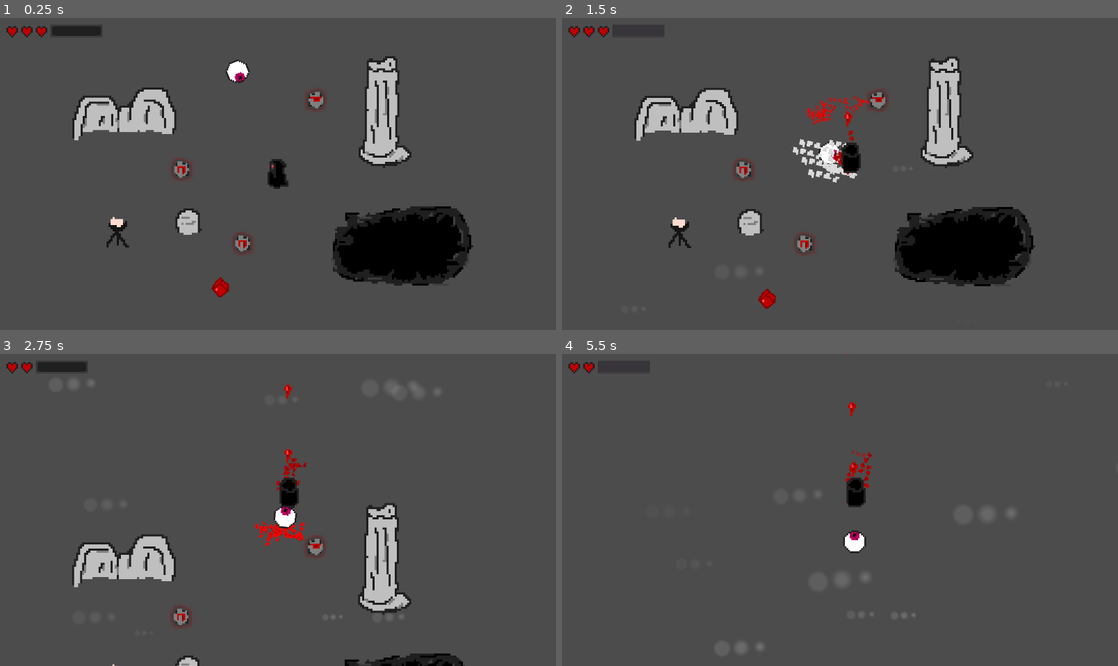
Above: before the commit, frames 1-4 (two rows, left to right).
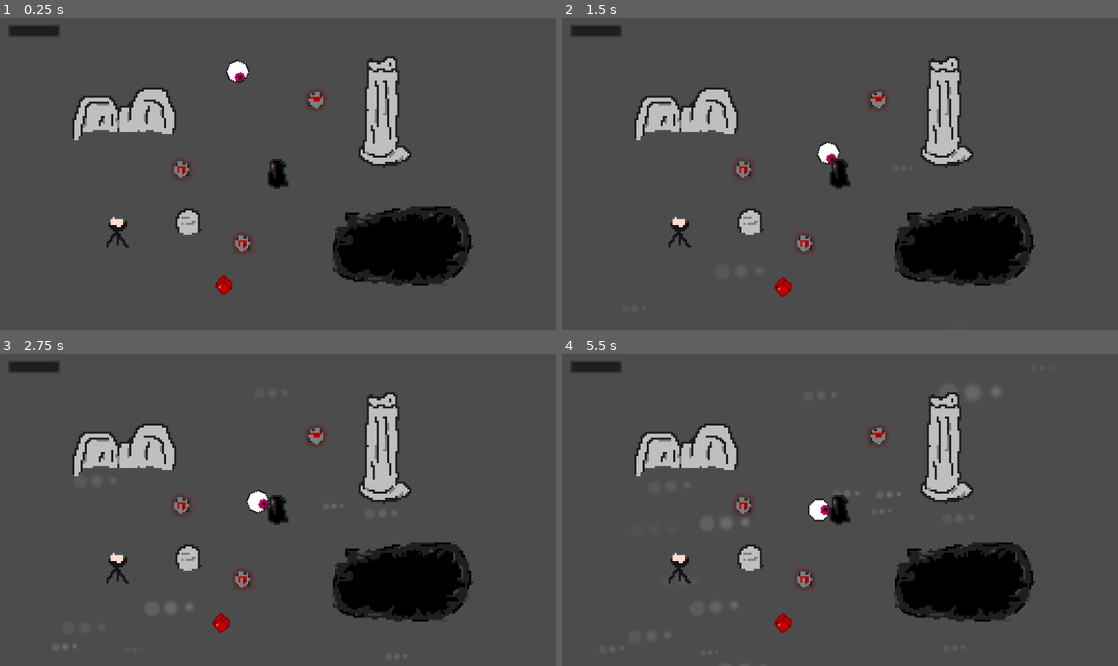
Above: after the commit, the same moments.

Repository: GammaGames/bloodmagic
Game: Godot game, scene res://scenes/Main.tscn
Two runs of this game, one before a commit and one after it. Both use one fixed random seed, a clock stepped at 60 frames per second and the inputs below.
Inputs (mouse positions are in pixels of both pictures, inside the frame that each line leads up to):
- Up to frame 1 (0.25 s): no input
- Up to frame 2 (1.5 s): move the mouse to (867, 174) at 0.52 s; hold Space (key_use) 0.53-1.28 s; hold Up (ui_up) from 0.53 s (still down); move the mouse to (812, 174) at 1.27 s; tap Space (key_use) at 1.35 s
- Up to frame 3 (2.75 s): keep holding Up (ui_up); move the mouse to (289, 503) at 2.02 s; hold Space (key_use) from 2.03 s (still down)
- Up to frame 4 (5.5 s): keep holding Up (ui_up); move the mouse to (834, 516) at 2.77 s; release Space (key_use) at 2.78 s; tap Space (key_use) at 2.85, 4.35 s; move the mouse to (878, 513) at 3.52 s; hold Space (key_use) 3.53-4.28 s; move the mouse to (795, 506) at 4.27 s; move the mouse to (845, 510) at 5.02 s; hold Space (key_use) from 5.03 s (still down)

The runs differ from the first frame. In frame 1, 0.6% of the frame differs, in the area x 1-42%, y 2-90%; in frame 2, 2.4%; in frame 3, 16%, in the area x 1-86%, y 2-100%; in frame 4, 12%.
Error after the commit: Parse Error: The method "hit_loop" isn't declared in the current class. (res://assets/scripts/Player.gd:38)

Commit message:
make knockback jucier

Diff:
--- a/assets/scripts/Player.gd
+++ b/assets/scripts/Player.gd
@@ -8,7 +8,8 @@
 enum STATES {
     IDLE,
     MOVE,
-    SHOOT
+    SHOOT,
+    HIT
 }
 
 var state = STATES.IDLE
@@ -20,6 +21,8 @@
     change_weapon(load("res://scenes/weapons/BaseWeapon.tscn").instance())
     update_gui()
     $ShootParticles/Timer.connect("timeout", self, "stop_particles")
+    $Hitstun.connect("tween_started", self, "start_knockback")
+    $Hitstun.connect("tween_completed", self, "end_knockback")
 
 func _physics_process(delta):
     controls_loop(delta)
@@ -31,6 +34,8 @@
             movement_loop(delta)
         STATES.SHOOT:
             shoot_loop(delta)
+        STATES.HIT:
+            hit_loop(delta)
 
     anim_loop(delta)
 
@@ -48,7 +53,7 @@
         state = STATES.SHOOT
         # TODO add shoot animations
         anim_switch("shoot")
-    elif target_dir.length() != 0 or $Hitstun.time_left != 0:
+    elif target_dir.length() != 0 or hitstun:
         state = STATES.MOVE
         anim_switch("walk")
     else:
@@ -69,13 +74,18 @@
     update_gui()
 
 func hurt(item):
-    knock_dir = transform.origin - item.transform.origin
-    $HurtParticles.rotation = knock_dir.angle() - PI
-    $HurtParticles.restart()
-    $Hitstun.start()
-    $Camera2D.shake(0.2, 10, 10)
-    health -= item.damage
-    update_gui()
+    if !hitstun:
+        knock_dir = transform.origin - item.transform.origin
+        knock_speed = 1500
+        $HurtParticles.rotation = knock_dir.angle() - PI
+        $HurtParticles.restart()
+
+        $Hitstun.interpolate_property(self, "knock_speed", knock_speed, 250, 0.3, Tween.TRANS_QUART, Tween.EASE_OUT)
+        $Hitstun.start()
+
+        $Camera2D.shake(0.3, 50, 10)
+        health -= item.damage
+        update_gui()
 
 func anim_switch(anim):
     var new_anim = str(anim, "_", sprite_dir)
@@ -110,3 +120,9 @@
 
 func update_gui():
     $Camera2D/Gui.set_health(health)
+
+func start_knockback(object, key):
+    hitstun = true
+
+func end_knockback(object, key):
+    hitstun = false
--- a/assets/scripts/engine/BaseWeapon.gd
+++ b/assets/scripts/engine/BaseWeapon.gd
@@ -22,7 +22,7 @@
         bullet.shoot(dir - rand_range(-spread_angle, spread_angle), speed * rand_range(0.9, 1), damage, life, penetration)
         bullet.global_position = global_position
         $"/root".add_child(bullet)
-        post_shoot(32, 4, dir)
+        post_shoot(32, 8, dir)
         return true
     else:
         return false
--- a/assets/scripts/engine/Entity.gd
+++ b/assets/scripts/engine/Entity.gd
@@ -6,13 +6,16 @@
 var sprite_dir = 'down'
 
 var knock_dir = Vector2(0,0)
+var knock_speed = 0
+var hitstun = false
 
 func movement_loop(delta):
-    var motion
-    if $Hitstun.time_left == 0:
-        motion = target_dir.normalized() * speed
-    else:
-        motion = knock_dir.normalized() * speed * 1.5
+    var motion = target_dir.normalized() * speed
+    if hitstun:
+        if knock_speed > 250:
+            motion = (knock_dir.normalized() * knock_speed)
+        else:
+            motion += (knock_dir.normalized() * knock_speed)
     move_and_slide(motion, Vector2(0, 0))
 
 func anim_loop(delta):
--- a/assets/scripts/items/Chunk.gd
+++ b/assets/scripts/items/Chunk.gd
@@ -12,7 +12,7 @@
     connect("area_entered", self, "_on_area_entered")
 
 func tween():
-    $Tween.interpolate_property(self, "speed", speed, 0, 1, Tween.TRANS_LINEAR, Tween.EASE_IN_OUT)
+    $Tween.interpolate_property(self, "speed", speed, 0, 1, Tween.TRANS_QUART, Tween.EASE_OUT)
     $Tween.start()
 
 func _physics_process(delta):
--- a/assets/scripts/weapons/Rail.gd
+++ b/assets/scripts/weapons/Rail.gd
@@ -18,7 +18,7 @@
         bullet.global_position = global_position
         $"/root".add_child(bullet)
 
-        post_shoot(32, 16, dir)
+        post_shoot(32, 24, dir)
         return true
     else:
         return false
--- a/assets/scripts/weapons/Shotty.gd
+++ b/assets/scripts/weapons/Shotty.gd
@@ -18,7 +18,7 @@
             bullet.global_position = global_position
             $"/root".add_child(bullet)
 
-        post_shoot(32, 8, dir)
+        post_shoot(32, 16, dir)
         return true
     else:
         return false
--- a/scenes/Player.tscn
+++ b/scenes/Player.tscn
@@ -106,9 +106,8 @@
 anim_loop = false
 _sections_unfolded = [ "Initial Velocity" ]
 
-[sub_resource type="Animation" id=5]
-
-resource_name = "walk_down"
+[sub_resource type="Animation" id=7]
+
 length = 0.6
 loop = true
 step = 0.3
@@ -137,9 +136,8 @@
 "values": [ false ]
 }
 
-[sub_resource type="Animation" id=6]
-
-resource_name = "walk_down_left"
+[sub_resource type="Animation" id=8]
+
 length = 0.6
 loop = true
 step = 0.3
@@ -198,9 +196,8 @@
 "values": [ false ]
 }
 
-[sub_resource type="Animation" id=8]
-
-resource_name = "walk_left"
+[sub_resource type="Animation" id=10]
+
 length = 0.6
 loop = true
 step = 0.3
@@ -289,9 +286,8 @@
 "values": [ false ]
 }
 
-[sub_resource type="Animation" id=11]
-
-resource_name = "walk_up_left"
+[sub_resource type="Animation" id=13]
+
 length = 0.6
 loop = true
 step = 0.3
@@ -374,7 +370,6 @@
 [node name="ShootParticles" type="Particles2D" parent="." index="0"]
 
 editor/display_folded = true
-scale = Vector2( 1, 1 )
 emitting = false
 amount = 16
 lifetime = 0.4
@@ -441,14 +436,14 @@
 playback_process_mode = 1
 playback_default_blend_time = 0.0
 playback_speed = 1.0
-anims/walk_down = SubResource( 5 )
-anims/walk_down_left = SubResource( 6 )
-anims/walk_down_right = SubResource( 7 )
-anims/walk_left = SubResource( 8 )
-anims/walk_right = SubResource( 9 )
-anims/walk_up = SubResource( 10 )
-anims/walk_up_left = SubResource( 11 )
-anims/walk_up_right = SubResource( 12 )
+anims/walk_down = SubResource( 7 )
+anims/walk_down_left = SubResource( 8 )
+anims/walk_down_right = SubResource( 9 )
+anims/walk_left = SubResource( 10 )
+anims/walk_right = SubResource( 11 )
+anims/walk_up = SubResource( 12 )
+anims/walk_up_left = SubResource( 13 )
+anims/walk_up_right = SubResource( 14 )
 blend_times = [  ]
 _sections_unfolded = [ "Playback Options" ]
 
@@ -461,19 +456,21 @@
 playback/repeat = false
 playback/speed = 1.0
 
-[node name="Hitstun" type="Timer" parent="." index="5"]
-
-process_mode = 1
-wait_time = 0.2
-one_shot = true
-autostart = false
-
-[node name="CollisionShape2D" type="CollisionShape2D" parent="." index="6"]
+[node name="CollisionShape2D" type="CollisionShape2D" parent="." index="5"]
 
 visible = false
 scale = Vector2( 6, 6 )
-shape = SubResource( 1 )
+shape = SubResource( 15 )
 _sections_unfolded = [ "Transform" ]
+
+[node name="Hitstun" type="Tween" parent="." index="6"]
+
+repeat = false
+playback_process_mode = 1
+playback_speed = 1.0
+playback/active = false
+playback/repeat = false
+playback/speed = 1.0
 
 [node name="Hitbox" type="Area2D" parent="." index="7"]
 
--- a/scenes/enemies/Eye.tscn
+++ b/scenes/enemies/Eye.tscn
@@ -139,12 +139,14 @@
 one_shot = true
 autostart = false
 
-[node name="Hitstun" type="Timer" parent="." index="5"]
+[node name="Hitstun" type="Tween" parent="." index="5"]
 
-process_mode = 1
-wait_time = 1.0
-one_shot = false
-autostart = false
+repeat = false
+playback_process_mode = 1
+playback_speed = 1.0
+playback/active = false
+playback/repeat = false
+playback/speed = 1.0
 
 [node name="Hitbox" type="Area2D" parent="." index="6"]
 
Not shown: 12 places in scenes/Player.tscn that only renumber resources
Not shown: 2 places in scenes/enemies/Eye.tscn that only renumber resources
